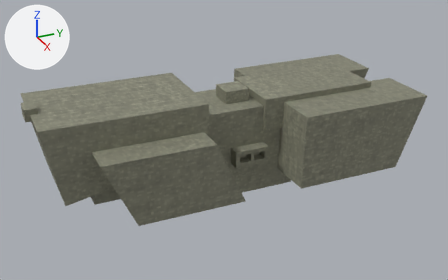
A saved change to the OBJ model LearningOpenGL_CoreProfile/LearningOpenGL_CoreProfile/GameData/mods/SpaceArcade/Assets/Models3D/Carrier/SGCarrier.obj.
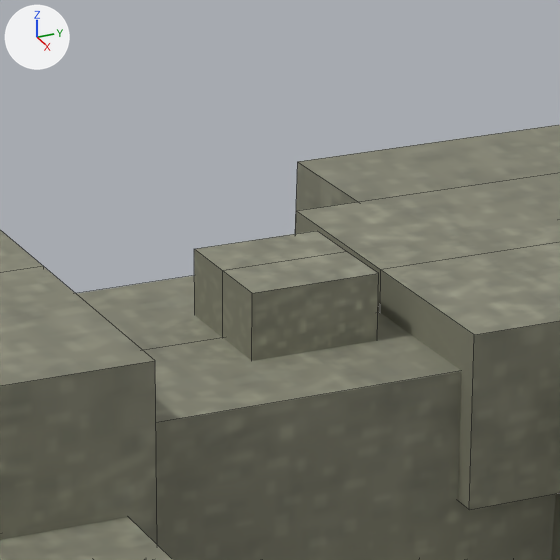
The first picture shows the older version from a 50 mm camera at (32.5, -15.2, 15.3) aimed at (0.2, -0.7, -0.9). The close-ups show both versions on the part from 40% to 63% of the width and 14% to 50% of the height of that picture; other places that the commit changed are outside them. The lights are fixed; the arrows at upper left show +X, +Y and +Z. The close-ups show mesh edges as thin lines. Where no turn or scale is listed for an object, it has been applied to the vertices.

In view in the first close-up: 'Carrier_ShipMesh'.
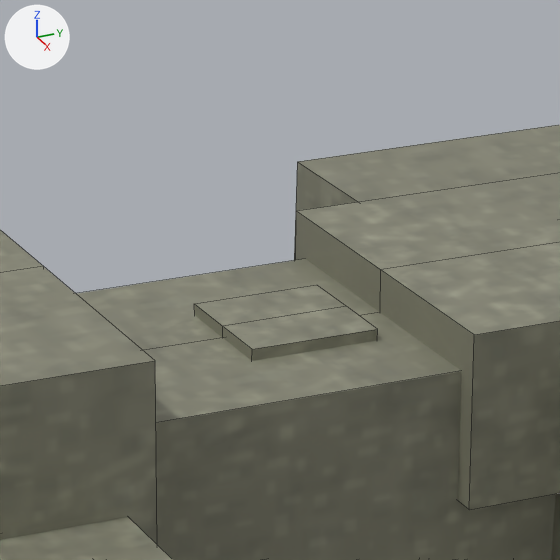
Location of each change, [x1, y1, x2, y2] in pixels of the close-ups (560 x 560 px; the box of a moved part takes in the faces that stretch with it):
part 1 of me_carrier_shipmesh, moved or reshaped
    before: [194, 231, 379, 361]
    after: [194, 285, 378, 361]

The change, as a diff of the scene's bpy script:
```diff
--- a/LearningOpenGL_CoreProfile/LearningOpenGL_CoreProfile/GameData/mods/SpaceArcade/Assets/Models3D/Carrier/SGCarrier.obj.py
+++ b/LearningOpenGL_CoreProfile/LearningOpenGL_CoreProfile/GameData/mods/SpaceArcade/Assets/Models3D/Carrier/SGCarrier.obj.py
@@ me_carrier_shipmesh @@
 me_carrier_shipmesh.from_pydata(...)  # 478 vertices, 432 faces; spans x -4.9..4.9, y -12.3..11.0, z -3.9..3.2
 # used by ob_carrier_shipmesh; location = (0.0, 0.0, 0.0)
+# me_carrier_shipmesh part 1: the loose piece of 12 vertices spanning x -0.8..0.8, y -0.8..0.7, z 1.6..2.5 is moved by (0.0, 0.0, -0.6)
 me_carrier_shipmesh.materials.append(mat_material)
```
